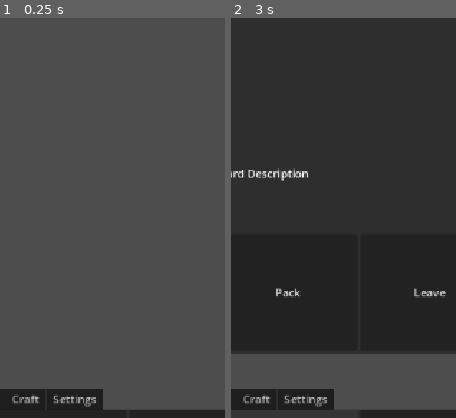
Above: before the commit, frames 1-2 (left to right).
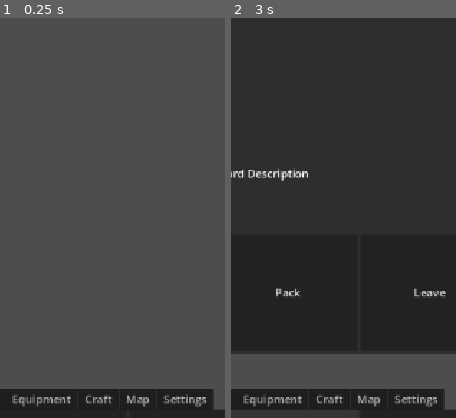
Above: after the commit, the same moments.

Repository: TheOnliestMattastic/Natural-One
Game: Godot game, scene res://scenes/game.tscn
The game is run twice, just before and just after one commit, with the same random seed, the same clock (stepped at 60 frames per second) and the same inputs.
Inputs:
- Up to frame 1 (0.25 s): no input
- Up to frame 2 (3 s): click "Draw" at 0.5 s; click "Pack" at 1.25 s; click "Sleep" at 2 s; click "Draw" at 2.75 s
The pictures show only the part of the screen within x 22-72%, y 30-80%; the shares and areas given below are measured in that part.

The runs differ from the first frame. In frame 1, 2.9% of the frame differs, in the area x 5-96%, y 92-98%; in frame 2, 2.9%.

Commit message:
Created item and equipment scenes and added addtional tabs to the game scene's bottom panel

Diff:
--- /dev/null
+++ b/scenes/equipment.tscn
@@ -0,0 +1,41 @@
+[gd_scene format=3 uid="uid://cf6mastkla0xp"]
+
+[ext_resource type="Script" uid="uid://dfew4soijx6le" path="res://scripts/equipment.gd" id="1_dusko"]
+
+[node name="Equipment" type="PanelContainer" unique_id=1644298931]
+custom_minimum_size = Vector2(103, 178)
+anchors_preset = 8
+anchor_left = 0.5
+anchor_top = 0.5
+anchor_right = 0.5
+anchor_bottom = 0.5
+offset_left = -51.5
+offset_top = -89.0
+offset_right = 51.5
+offset_bottom = 89.0
+grow_horizontal = 2
+grow_vertical = 2
+size_flags_horizontal = 4
+size_flags_vertical = 4
+script = ExtResource("1_dusko")
+
+[node name="MarginContainer" type="MarginContainer" parent="." unique_id=1293060090]
+layout_mode = 2
+theme_override_constants/margin_left = 4
+theme_override_constants/margin_top = 4
+theme_override_constants/margin_right = 4
+theme_override_constants/margin_bottom = 4
+
+[node name="VBoxContainer" type="VBoxContainer" parent="MarginContainer" unique_id=1143576023]
+layout_mode = 2
+
+[node name="Name" type="Label" parent="MarginContainer/VBoxContainer" unique_id=572454450]
+layout_mode = 2
+text = "Equipment"
+horizontal_alignment = 1
+vertical_alignment = 1
+
+[node name="Image" type="AspectRatioContainer" parent="MarginContainer/VBoxContainer" unique_id=1218454958]
+layout_mode = 2
+size_flags_vertical = 3
+size_flags_stretch_ratio = 2.0
--- a/scenes/game.tscn
+++ b/scenes/game.tscn
@@ -3,6 +3,8 @@
 [ext_resource type="Script" uid="uid://bia4suaeusweh" path="res://scripts/game_master.gd" id="1_lbhrr"]
 [ext_resource type="Script" uid="uid://ddd7muys8yekl" path="res://scripts/ui.gd" id="1_lnu2h"]
 [ext_resource type="PackedScene" uid="uid://dsm0gysm47txb" path="res://scenes/button.tscn" id="2_yqjtg"]
+[ext_resource type="PackedScene" uid="uid://j7841f0rtjdf" path="res://scenes/item.tscn" id="4_lbhrr"]
+[ext_resource type="PackedScene" uid="uid://cf6mastkla0xp" path="res://scenes/equipment.tscn" id="5_iywne"]
 
 [sub_resource type="StyleBoxEmpty" id="StyleBoxEmpty_pl73o"]
 
@@ -114,7 +116,6 @@
 
 [node name="Actions" type="GridContainer" parent="UI/MarginContainer/VBoxContainer/Bottom" unique_id=1728438276]
 layout_mode = 2
-offset_transform_enabled = true
 columns = 2
 metadata/_tab_index = 0
 
@@ -126,17 +127,65 @@
 layout_mode = 2
 text = "Sleep"
 
-[node name="Pack" type="GridContainer" parent="UI/MarginContainer/VBoxContainer/Bottom" unique_id=1888671232]
+[node name="Pack" type="HBoxContainer" parent="UI/MarginContainer/VBoxContainer/Bottom" unique_id=1333313854]
 visible = false
 layout_mode = 2
 metadata/_tab_index = 1
 
+[node name="Item" parent="UI/MarginContainer/VBoxContainer/Bottom/Pack" unique_id=1644298931 instance=ExtResource("4_lbhrr")]
+layout_mode = 2
+
+[node name="Item2" parent="UI/MarginContainer/VBoxContainer/Bottom/Pack" unique_id=1976353025 instance=ExtResource("4_lbhrr")]
+layout_mode = 2
+
+[node name="Item3" parent="UI/MarginContainer/VBoxContainer/Bottom/Pack" unique_id=774851614 instance=ExtResource("4_lbhrr")]
+layout_mode = 2
+
+[node name="Item4" parent="UI/MarginContainer/VBoxContainer/Bottom/Pack" unique_id=32348748 instance=ExtResource("4_lbhrr")]
+layout_mode = 2
+
+[node name="Item5" parent="UI/MarginContainer/VBoxContainer/Bottom/Pack" unique_id=1940708894 instance=ExtResource("4_lbhrr")]
+layout_mode = 2
+
+[node name="Item6" parent="UI/MarginContainer/VBoxContainer/Bottom/Pack" unique_id=1760458512 instance=ExtResource("4_lbhrr")]
+layout_mode = 2
+
+[node name="Equipment" type="HBoxContainer" parent="UI/MarginContainer/VBoxContainer/Bottom" unique_id=1435809089]
+visible = false
+layout_mode = 2
+alignment = 1
+metadata/_tab_index = 2
+
+[node name="Equipment" parent="UI/MarginContainer/VBoxContainer/Bottom/Equipment" unique_id=1987308068 instance=ExtResource("5_iywne")]
+layout_mode = 2
+
+[node name="Equipment2" parent="UI/MarginContainer/VBoxContainer/Bottom/Equipment" unique_id=1195706735 instance=ExtResource("5_iywne")]
+layout_mode = 2
+
 [node name="Craft" type="GridContainer" parent="UI/MarginContainer/VBoxContainer/Bottom" unique_id=694112478]
 visible = false
 layout_mode = 2
-metadata/_tab_index = 2
+metadata/_tab_index = 3
+
+[node name="Map" type="PanelContainer" parent="UI/MarginContainer/VBoxContainer/Bottom" unique_id=155847322]
+visible = false
+layout_mode = 2
+metadata/_tab_index = 4
 
 [node name="Settings" type="GridContainer" parent="UI/MarginContainer/VBoxContainer/Bottom" unique_id=218364477]
 visible = false
 layout_mode = 2
-metadata/_tab_index = 3
+columns = 2
+metadata/_tab_index = 5
+
+[node name="Help" parent="UI/MarginContainer/VBoxContainer/Bottom/Settings" unique_id=863445315 instance=ExtResource("2_yqjtg")]
+layout_mode = 2
+text = "Help"
+
+[node name="Unlock" parent="UI/MarginContainer/VBoxContainer/Bottom/Settings" unique_id=1998733545 instance=ExtResource("2_yqjtg")]
+layout_mode = 2
+text = "Unlock"
+
+[node name="Quit" parent="UI/MarginContainer/VBoxContainer/Bottom/Settings" unique_id=255229118 instance=ExtResource("2_yqjtg")]
+layout_mode = 2
+text = "Quit"
--- /dev/null
+++ b/scenes/item.tscn
@@ -0,0 +1,41 @@
+[gd_scene format=3 uid="uid://j7841f0rtjdf"]
+
+[ext_resource type="Script" uid="uid://i8f514p1ayub" path="res://scripts/item.gd" id="1_4gq7n"]
+
+[node name="Item" type="PanelContainer" unique_id=1644298931]
+custom_minimum_size = Vector2(103, 178)
+anchors_preset = 8
+anchor_left = 0.5
+anchor_top = 0.5
+anchor_right = 0.5
+anchor_bottom = 0.5
+offset_left = -51.5
+offset_top = -89.0
+offset_right = 51.5
+offset_bottom = 89.0
+grow_horizontal = 2
+grow_vertical = 2
+size_flags_horizontal = 4
+size_flags_vertical = 4
+script = ExtResource("1_4gq7n")
+
+[node name="MarginContainer" type="MarginContainer" parent="." unique_id=1293060090]
+layout_mode = 2
+theme_override_constants/margin_left = 4
+theme_override_constants/margin_top = 4
+theme_override_constants/margin_right = 4
+theme_override_constants/margin_bottom = 4
+
+[node name="VBoxContainer" type="VBoxContainer" parent="MarginContainer" unique_id=1143576023]
+layout_mode = 2
+
+[node name="Name" type="Label" parent="MarginContainer/VBoxContainer" unique_id=572454450]
+layout_mode = 2
+text = "Item"
+horizontal_alignment = 1
+vertical_alignment = 1
+
+[node name="Image" type="AspectRatioContainer" parent="MarginContainer/VBoxContainer" unique_id=1218454958]
+layout_mode = 2
+size_flags_vertical = 3
+size_flags_stretch_ratio = 2.0
--- /dev/null
+++ b/scripts/equipment.gd
@@ -0,0 +1,16 @@
+# Tarot card pixel size: 825 x 1425
+# ----------------------------------
+extends PanelContainer
+
+@export var card_name: String = "Equipment"
+@export var card_image: Sprite2D
+
+@onready var name_label: Label = $MarginContainer/VBoxContainer/Name
+
+func _ready() -> void:
+	set_values(card_name, card_image)
+
+func set_values(text: String, image: Sprite2D) -> void:
+	card_name = text
+	card_image = image
+	name_label.set_text(card_name)
--- a/scripts/game_master.gd
+++ b/scripts/game_master.gd
@@ -23,4 +23,6 @@
 			ui.discard()
 			print("Leaving...")
 
+		"Quit":
+			get_tree().quit()
 		_: print(button)
--- /dev/null
+++ b/scripts/item.gd
@@ -0,0 +1,16 @@
+# Tarot card pixel size: 825 x 1425
+# ----------------------------------
+extends PanelContainer
+
+@export var card_name: String = "Item"
+@export var card_image: Sprite2D
+
+@onready var name_label: Label = $MarginContainer/VBoxContainer/Name
+
+func _ready() -> void:
+	set_values(card_name, card_image)
+
+func set_values(text: String, image: Sprite2D) -> void:
+	card_name = text
+	card_image = image
+	name_label.set_text(card_name)
Not shown, added: scripts/equipment.gd.uid
Not shown, added: scripts/item.gd.uid
